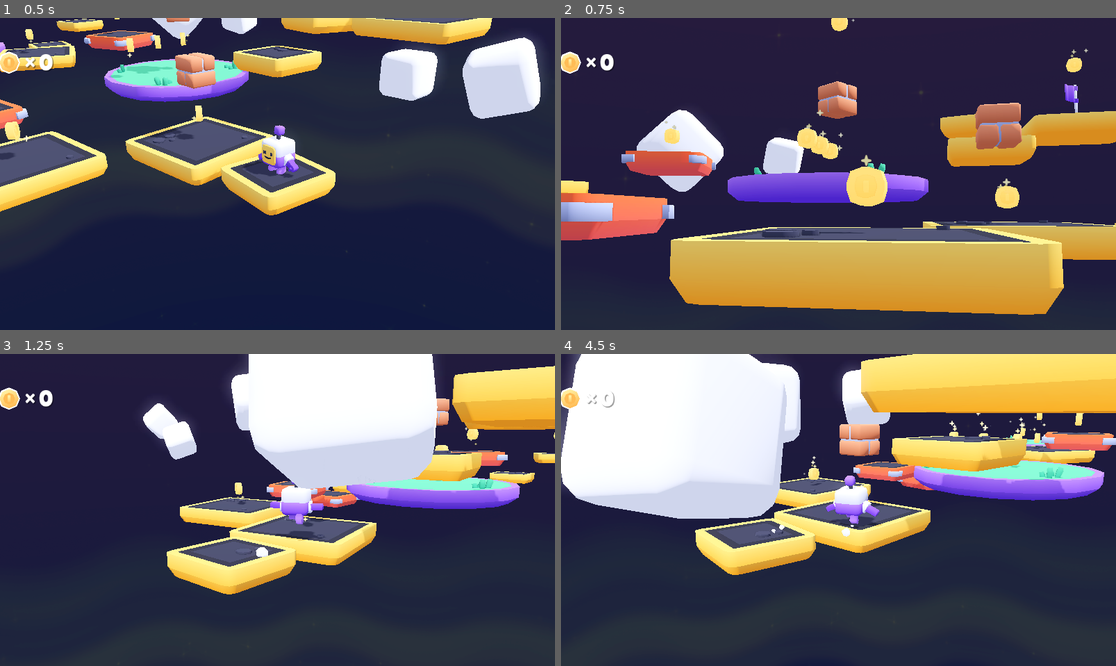
Above: before the commit, frames 1-4 (two rows, left to right).
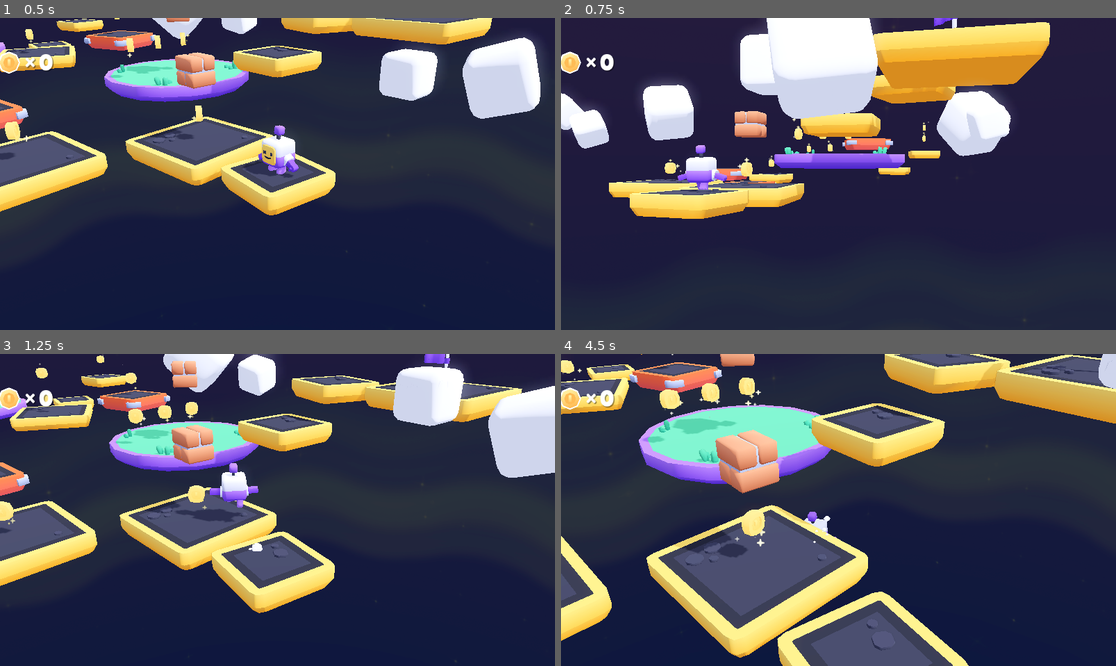
Above: after the commit, the same moments.

Repository: Baptoaster/I_Cast_Gun
Game: Godot game, scene res://scenes/main.tscn
Same seed, same stepped clock (60 frames per second), same inputs: the game is played once before the commit and once after it.
Inputs (mouse positions are in pixels of both pictures, inside the frame that each line leads up to):
- Up to frame 1 (0.5 s): no input
- Up to frame 2 (0.75 s): move the mouse to (866, 174) at 0.52 s; hold W (move_forward) from 0.53 s (still down); right-click (866, 174) at 0.6 s
- Up to frame 3 (1.25 s): keep holding W (move_forward); tap Space (jump) at 0.77 s
- Up to frame 4 (4.5 s): keep holding W (move_forward); move the mouse to (810, 510) at 1.27 s; right-click (810, 510) at 1.35 s; tap Space (jump) at 1.52, 3.02, 3.77 s; move the mouse to (849, 503) at 2.02 s; tap Down (camera_down) at 2.1 s; right-click (849, 503) at 2.3 s; move the mouse to (832, 516) at 2.77 s; tap Left (camera_left) at 2.85 s; right-click (832, 516) at 3.05 s; move the mouse to (877, 513) at 3.52 s; tap Right (camera_right) at 3.6 s; right-click (877, 513) at 3.8 s; move the mouse to (794, 506) at 4.27 s; tap Up (camera_up) at 4.35 s

Frame 1 is identical in both runs. In frame 2, 55% of the frame differs, in the area x 0-100%, y 0-96%; in frame 3, 46%; in frame 4, 63%, in the area x 0-100%, y 0-100%.

Commit message:
fuck je ferai ça moi même

Diff:
--- a/scripts/view.gd
+++ b/scripts/view.gd
@@ -12,7 +12,7 @@
 @export var rotation_speed = 120
 @export var mouse_sensitivity = 0.1
 
-@export_group("TPS Mode")
+@export_group("AIM Mode")
 @export var tps_distance = 3.0
 @export var tps_height = 0.6
 @export var character_rotation_speed = 8.0
@@ -36,16 +36,12 @@
 	if Input.is_action_just_pressed("aim"):
 		is_aiming = true
 		orbit_zoom = zoom
-
-		sync_rotation_from_current_view()
-		align_character_to_camera() # FIX PRINCIPAL
+		align_character_to_camera(delta)
 
 	elif Input.is_action_just_released("aim"):
 		is_aiming = false
 
-		sync_rotation_from_current_view()
-
-	# ===== TPS MODE =====
+	# ===== AIM MODE =====
 	if is_aiming:
 
 		var orbit_radius = tps_distance
@@ -80,7 +76,7 @@
 
 			target.rotation_degrees.y = rad_to_deg(new_angle)
 
-	# ===== ORBIT MODE (INTOUCHÉ) =====
+	# ===== ORBIT MODE =====
 	else:
 		self.position = self.position.lerp(target.position, delta * 4)
 		rotation_degrees = rotation_degrees.lerp(camera_rotation, delta * 6)
@@ -118,31 +114,12 @@
 		zoom = clamp(zoom, zoom_maximum, zoom_minimum)
 
 
-# ===== SYNC CAM =====
-func sync_rotation_from_current_view():
-	var forward = -global_transform.basis.z.normalized()
+# ===== ALIGN CHARACTER (FIX MAJEUR) =====
+func align_character_to_camera(delta):
+	self.position = self.position.lerp(target.position, delta * 4)
+	rotation_degrees = rotation_degrees.lerp(camera_rotation, delta * 6)
+	camera.position = camera.position.lerp(Vector3(0, 0, zoom), 8 * delta)
 
-	# Normalise le yaw vers l'angle équivalent le plus proche de rotation_degrees.y
-	# pour que le lerp orbite emprunte toujours le chemin le plus court
-	var raw_yaw = rad_to_deg(atan2(forward.x, forward.z))
-	camera_rotation.y = normalize_angle_near(raw_yaw, rotation_degrees.y)
-
-	# Pitch seulement en visée
-	if is_aiming:
-		camera_rotation.x = rad_to_deg(asin(clamp(forward.y, -1.0, 1.0)))
-	else:
-		# garder ton comportement orbite d'origine
-		camera_rotation.x = rotation_degrees.x
-
-
-# Retourne l'angle équivalent à 'angle' qui est à ±180° de 'reference'
-# afin de garantir le chemin le plus court lors d'un lerp d'angles Euler
-func normalize_angle_near(angle: float, reference: float) -> float:
-	return angle + round((reference - angle) / 360.0) * 360.0
-
-
-# ===== ALIGN CHARACTER (FIX MAJEUR) =====
-func align_character_to_camera():
 	var forward = -global_transform.basis.z
 	var flat_forward = Vector3(forward.x, 0, forward.z).normalized()
 
